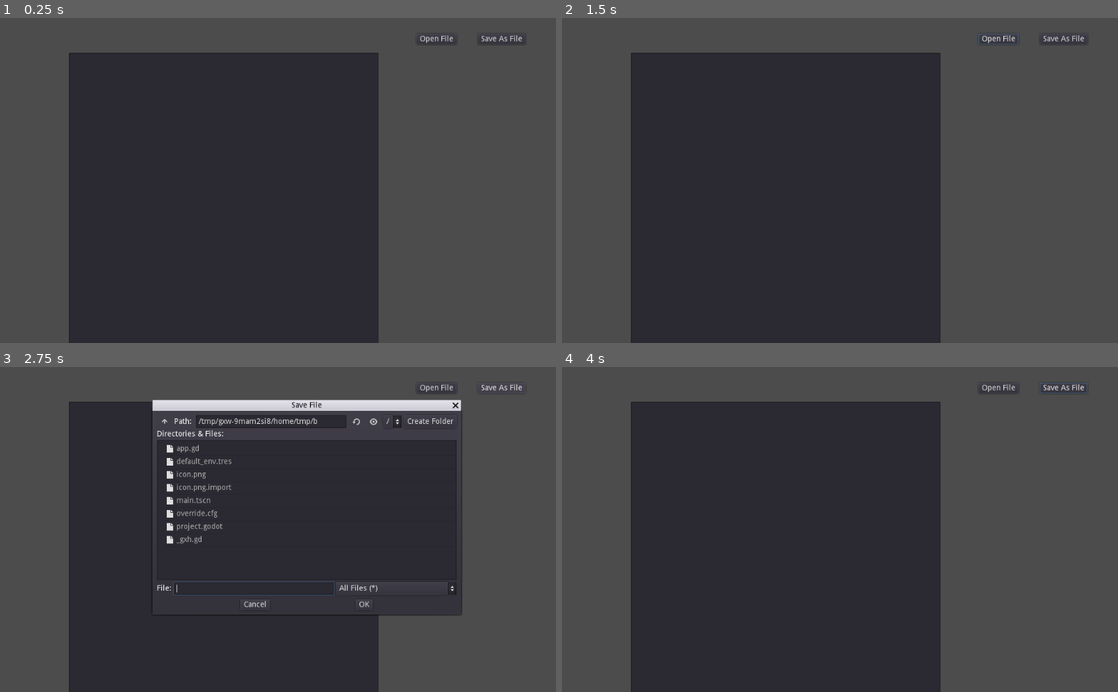
Above: before the commit, frames 1-4 (two rows, left to right).
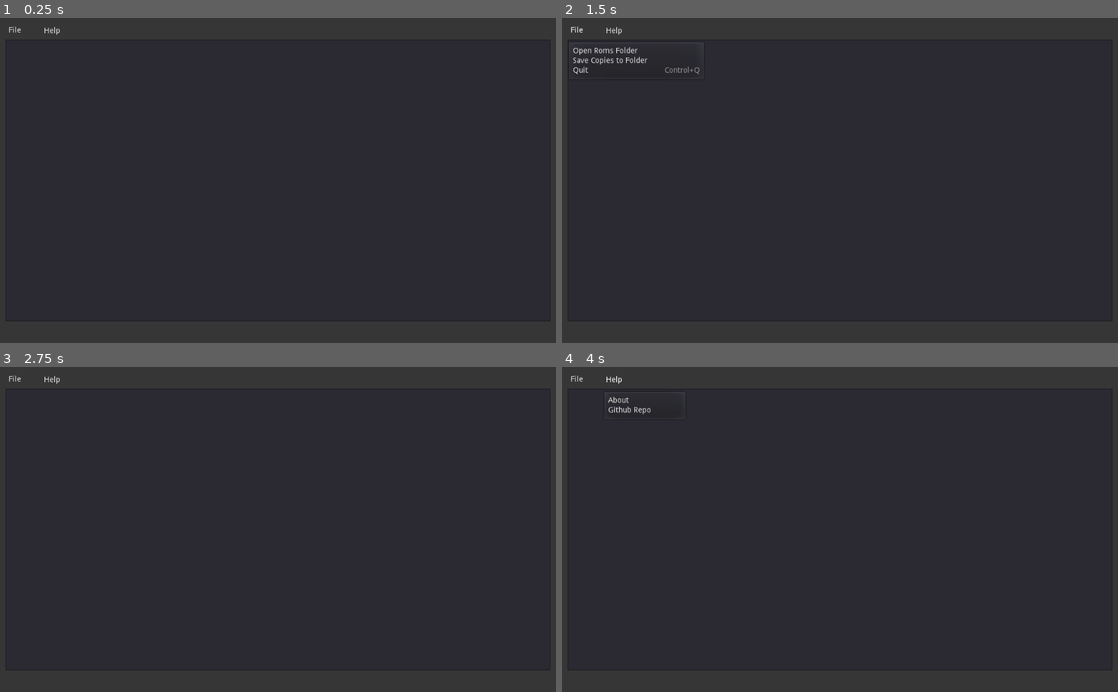
Above: after the commit, the same moments.

Repository: nahuelbergamo/RomCleanerEx
Game: Godot game, scene res://main.tscn
Same seed, same stepped clock (60 frames per second), same inputs: the game is played once before the commit and once after it.
Inputs (mouse positions are in pixels of both pictures, inside the frame that each line leads up to):
- Up to frame 1 (0.25 s): no input
- Up to frame 2 (1.5 s): click (1001, 37) at 0.5 s, where only the run before the commit has a clickable "Open File"; click (584, 31) at 1.25 s, where only the run after the commit has a clickable "File"
- Up to frame 3 (2.75 s): click (500, 389) at 2 s, where only the run before the commit has a clickable "Save As File"
- Up to frame 4 (4 s): click (923, 604) at 2.75 s, where only the run before the commit has a clickable "OK"; click (645, 380) at 3.5 s, where only the run after the commit has a clickable "Help"

The runs differ from the first frame. In frame 1, 39% of the frame differs, in the area x 0-100%, y 2-94%; in frame 2, 39%; in frame 3, 33%; in frame 4, 39%.

Commit message:
Added a bunch of UI interactions

Diff:
--- a/app.gd
+++ b/app.gd
@@ -1,25 +1,53 @@
 extends Control
+
+var read_dir = ''
+var write_dir = ''
 
 # Called when the node enters the scene tree for the first time.
 func _ready():
-	pass # Replace with function body.
+	# Menu Items
+	for i in ['Open Roms Folder','Save Copies to Folder','Quit']:
+		$MenuButtonFile.get_popup().add_item(i)
+	for i in ['About','Github Repo']:
+		$MenuButtonHelp.get_popup().add_item(i)
+	# Signals
+	$MenuButtonFile.get_popup().connect('id_pressed', self, '_on_item_pressed')
+	$MenuButtonHelp.get_popup().connect('id_pressed', self, '_on_help_pressed')
+	# Shortcuts
+	$MenuButtonFile.get_popup().set_item_shortcut(2, set_shortcut(KEY_Q), true)
 
-func _on_OpenFile_pressed():
-	$FileDialog.popup()
+func set_shortcut(key):
+	var shortcut = ShortCut.new()
+	var inputeventkey = InputEventKey.new()
+	inputeventkey.set_scancode(key)
+	inputeventkey.control = true
+	shortcut.set_shortcut(inputeventkey)
+	return shortcut
 
-func _on_SaveFile_pressed():
-	$SaveFileDialog.popup()
+func _on_item_pressed(id):
+	var item_name = $MenuButtonFile.get_popup().get_item_text(id)
+	match item_name:
+		'Open Roms Folder':
+			$FolderDialog.popup()
+		'Save Copies to Folder':
+			$SaveFilteredDialog.popup()
+		'Quit':
+			get_tree().quit()
 
-func _on_FileDialog_file_selected(path):
-	print(path)
-	var file = File.new()
-	file.open(path,1)
-	$TextEdit.text = file.get_as_text()
-	file.close()
+func _on_help_pressed(id):
+	var about_name = $MenuButtonHelp.get_popup().get_item_text(id)
+	match about_name:
+		'About':
+			$AboutDialog.popup()
+		'Github Repo':
+			OS.shell_open('https://github.com/nahuelbergamo/RomCleanerEx')
 
-func _on_SaveFileDialog_file_selected(path):
-	print(path)
-	var file = File.new()
-	file.open(path,2)
-	file.store_string($TextEdit.text)
-	file.close()
+# To choose an empty folder to copy the filtered roms to
+func _on_SaveFilteredDialog_dir_selected(dir):
+	print('copy the filtered roms to: ' + dir)
+	write_dir = dir
+
+# To choose a ROMs folder to filter
+func _on_FolderDialog_dir_selected(dir):
+	print('filter roms from: ' + dir)
+	read_dir = dir
--- a/main.tscn
+++ b/main.tscn
@@ -10,53 +10,89 @@
 "_edit_use_anchors_": false
 }
 
-[node name="TextEdit" type="TextEdit" parent="."]
-margin_left = 127.38
-margin_top = 63.8654
-margin_right = 697.38
-margin_bottom = 605.865
+[node name="ColorRect" type="ColorRect" parent="."]
+anchor_right = 1.0
+anchor_bottom = 1.0
+color = Color( 0.215686, 0.215686, 0.215686, 1 )
 __meta__ = {
 "_edit_use_anchors_": false
 }
 
-[node name="OpenFile" type="Button" parent="."]
-margin_left = 767.435
-margin_top = 28.6519
-margin_right = 841.435
-margin_bottom = 48.6519
-text = "Open File"
+[node name="TextEdit" type="TextEdit" parent="."]
+anchor_right = 1.0
+anchor_bottom = 1.0
+margin_left = 10.0
+margin_top = 40.0
+margin_right = -10.0
+margin_bottom = -40.0
+__meta__ = {
+"_edit_use_anchors_": true
+}
 
-[node name="SaveFile" type="Button" parent="."]
-margin_left = 880.309
-margin_top = 29.2485
-margin_right = 968.309
-margin_bottom = 49.2485
-text = "Save As File"
+[node name="FolderDialog" type="FileDialog" parent="."]
+margin_left = 281.798
+margin_top = 81.6359
+margin_right = 849.798
+margin_bottom = 457.636
+window_title = "Open a Directory"
+mode = 2
+access = 2
+current_dir = "/synology/godot/romcleanerex"
+current_path = "/synology/godot/romcleanerex/"
+
+[node name="SaveFilteredDialog" type="FileDialog" parent="."]
+margin_left = 281.798
+margin_top = 81.6359
+margin_right = 849.798
+margin_bottom = 457.636
+window_title = "Open a Directory"
+mode = 2
+access = 2
+current_dir = "/synology/godot/romcleanerex"
+current_path = "/synology/godot/romcleanerex/"
+
+[node name="MenuButtonFile" type="MenuButton" parent="."]
+margin_left = 10.0
+margin_top = 4.0
+margin_right = 70.0
+margin_bottom = 42.0
+text = "File"
+align = 0
+switch_on_hover = true
 __meta__ = {
 "_edit_use_anchors_": false
 }
 
-[node name="FileDialog" type="FileDialog" parent="."]
-margin_left = 281.798
-margin_top = 81.6359
-margin_right = 849.798
-margin_bottom = 457.636
-window_title = "Open File"
-mode = 0
-access = 2
-current_dir = "/synology/godot/romcleanerex"
-current_path = "/synology/godot/romcleanerex/"
+[node name="MenuButtonHelp" type="MenuButton" parent="."]
+margin_left = 75.3266
+margin_top = 4.55759
+margin_right = 230.327
+margin_bottom = 42.5576
+text = "Help"
+align = 0
+switch_on_hover = true
+__meta__ = {
+"_edit_use_anchors_": false
+}
 
-[node name="SaveFileDialog" type="FileDialog" parent="."]
-margin_left = 281.798
-margin_top = 81.6359
-margin_right = 849.798
-margin_bottom = 457.636
-window_title = "Save File"
-access = 2
-current_dir = "/synology/godot/romcleanerex"
-current_path = "/synology/godot/romcleanerex/"
-[connection signal="pressed" from="OpenFile" to="." method="_on_OpenFile_pressed"]
-[connection signal="pressed" from="SaveFile" to="." method="_on_SaveFile_pressed"]
-[connection signal="file_selected" from="FileDialog" to="." method="_on_FileDialog_file_selected"]
-[connection signal="file_selected" from="SaveFileDialog" to="." method="_on_SaveFileDialog_file_selected"]
+[node name="AboutDialog" type="WindowDialog" parent="."]
+margin_left = 169.0
+margin_top = 96.0
+margin_right = 857.0
+margin_bottom = 521.0
+window_title = "About"
+__meta__ = {
+"_edit_use_anchors_": false
+}
+
+[node name="Label" type="Label" parent="AboutDialog"]
+margin_left = 3.0
+margin_top = 2.0
+margin_right = 686.0
+margin_bottom = 422.0
+text = "Developed with <3 by NahuGravelord"
+align = 1
+valign = 1
+autowrap = true
+[connection signal="dir_selected" from="FolderDialog" to="." method="_on_FolderDialog_dir_selected"]
+[connection signal="dir_selected" from="SaveFilteredDialog" to="." method="_on_SaveFilteredDialog_dir_selected"]
--- a/project.godot
+++ b/project.godot
@@ -15,7 +15,7 @@
 
 [application]
 
-config/name="romcleanerex"
+config/name="Rom Cleaner EX"
 run/main_scene="res://main.tscn"
 config/icon="res://icon.png"
 
